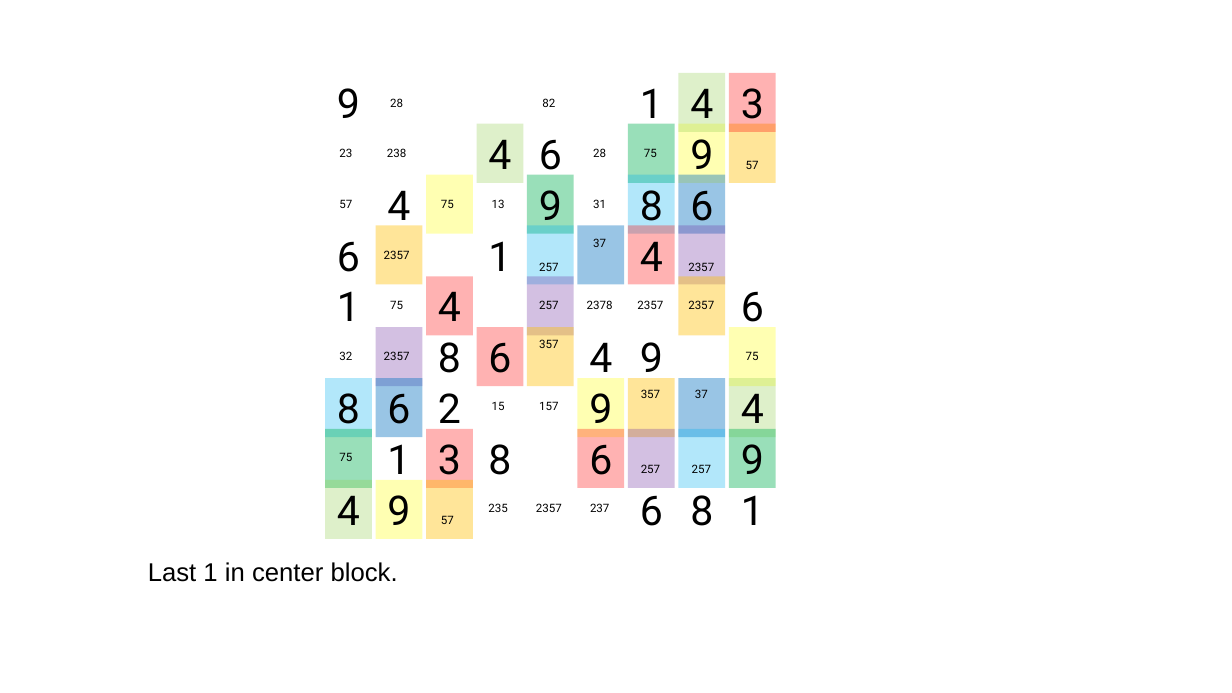
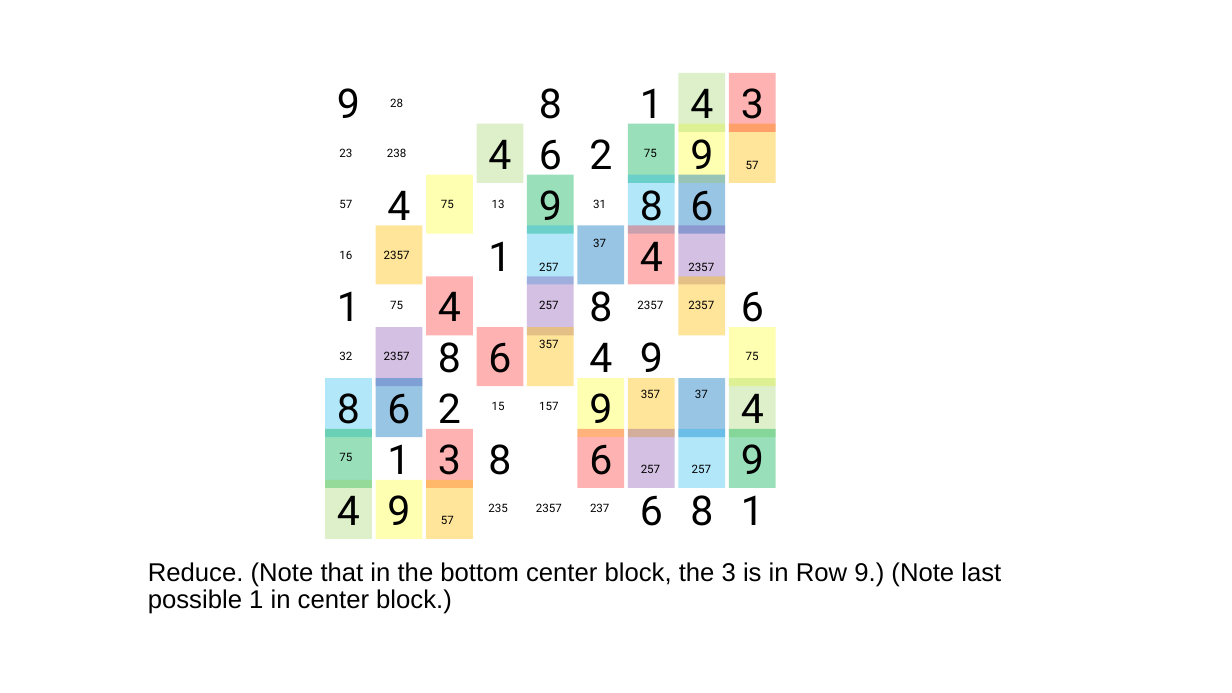
Before and after one commit to jhardis/WSJ_Number_Puzzles, a slide deck: slide 46 of 20260502_2.pptx (slide 52 before the commit). Drawn at 1232x693 pixels with LibreOffice and Linux fonts; fonts in the diff are those of the drawing; background and template pictures are left out. Boxes give left, top, right and bottom in pixels: in the first picture for what was removed or moved away, otherwise in the second. Text is boxed around its words. In the diff, an @@ line names an element or a change of style, - is before the commit and + after.

```diff
--- a/20260502_2.pptx
+++ b/20260502_2.pptx
@@ text added at (x1=539, y1=88, x2=562, y2=119), 32 pt, text #000000 @@
+8
@@ text removed at (x1=542, y1=98, x2=555, y2=107) @@
-82
@@ text added at (x1=589, y1=139, x2=612, y2=169), 32 pt, text #000000 @@
+2
@@ text removed at (x1=593, y1=148, x2=606, y2=157) @@
-28
@@ text removed at (x1=337, y1=241, x2=360, y2=272) @@
-6
@@ text added at (x1=339, y1=251, x2=352, y2=259), 9 pt, text #000000 @@
+16
@@ text added at (x1=589, y1=291, x2=612, y2=322), 32 pt, text #000000 @@
+8
@@ text removed at (x1=587, y1=300, x2=613, y2=309) @@
-2378
@@ text at (x1=148, y1=562, x2=1001, y2=614): text changed @@
-Last 1 in center block.
+Reduce. (Note that in the bottom center block, the 3 is in Row 9.) (Note last possible 1 in center block.)
```
Also in this commit, not shown: 9 other slides changed, 7 slides removed.
